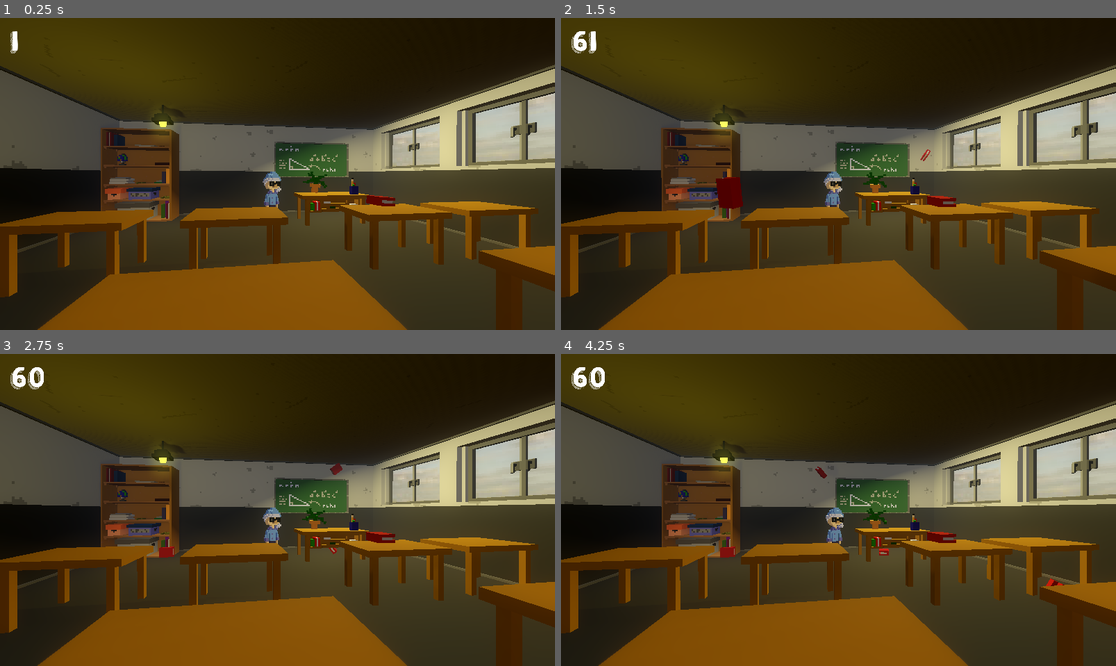
Above: before the commit, frames 1-4 (two rows, left to right).
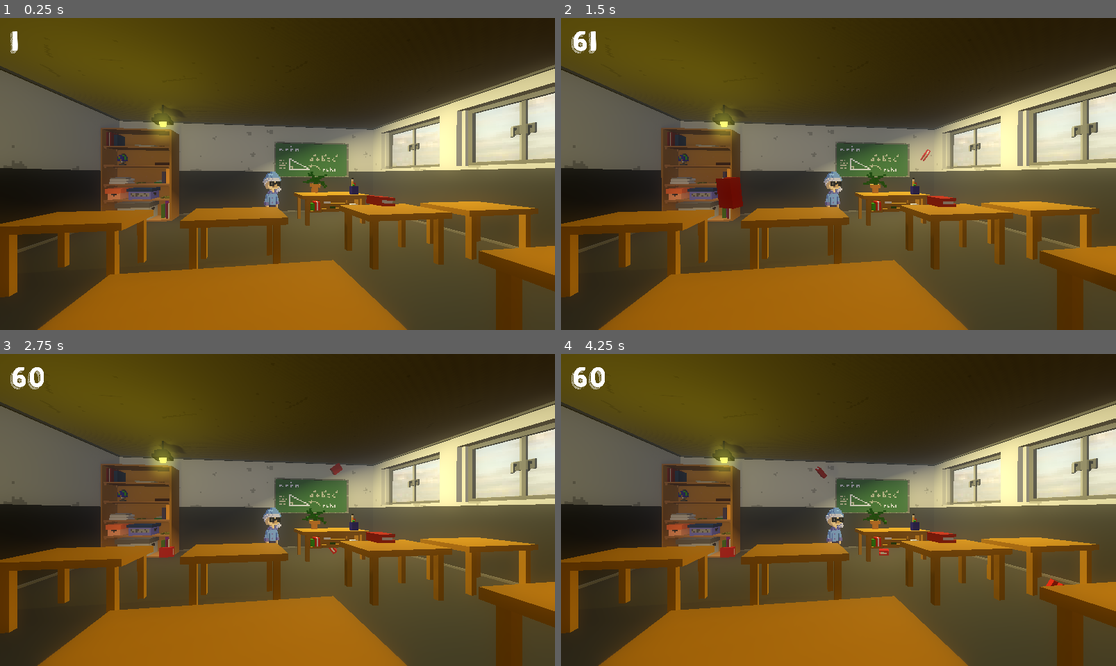
Above: after the commit, the same moments.

Repository: MoFa-Development/TheAbsolutelyTrueGame
Game: Godot game, scene res://scenes/Room.tscn
Same seed, same stepped clock (60 frames per second), same inputs: the game is played once before the commit and once after it.
Inputs (mouse positions are in pixels of both pictures, inside the frame that each line leads up to):
- Up to frame 1 (0.25 s): no input
- Up to frame 2 (1.5 s): move the mouse to (960, 158) at 0.52 s; click (960, 158) at 0.67 s; drag from (727, 189) to (810, 236) at 1.27 s
- Up to frame 3 (2.75 s): move the mouse to (333, 441) at 2.02 s; click (333, 441) at 2.17 s
- Up to frame 4 (4.25 s): drag from (810, 572) to (672, 463) at 2.77 s; move the mouse to (1005, 556) at 3.52 s; click (1005, 556) at 3.67 s

The runs differ from the first frame. In frame 1, 34% of the frame differs, in the area x 9-100%, y 14-100%; in frame 2, 33%; in frame 3, 34%; in frame 4, 34%.

Commit message:
Adjusted bloom

Diff:
--- a/src/environment/Main.tres
+++ b/src/environment/Main.tres
@@ -3,8 +3,6 @@
 [ext_resource path="res://assets/images/backgrounds/009-hdri-skies.jpg" type="Texture" id=1]
 
 [sub_resource type="PanoramaSky" id=1]
-resource_local_to_scene = true
-radiance_size = 3
 panorama = ExtResource( 1 )
 
 [resource]
@@ -22,6 +20,7 @@
 dof_blur_near_amount = 0.11
 dof_blur_near_quality = 2
 glow_enabled = true
+glow_intensity = 2.6
 glow_bloom = 0.05
 glow_blend_mode = 0
 glow_bicubic_upscale = true
--- a/src/scenes/Room.tscn
+++ b/src/scenes/Room.tscn
@@ -56,18 +56,17 @@
 size = 100
 font_data = ExtResource( 11 )
 
-[sub_resource type="SpatialMaterial" id=7]
+[sub_resource type="SpatialMaterial" id=3]
 albedo_texture = ExtResource( 15 )
 
-[sub_resource type="SpatialMaterial" id=8]
+[sub_resource type="SpatialMaterial" id=4]
 flags_transparent = true
-
 albedo_texture = ExtResource( 2 )
 
-[sub_resource type="BoxShape" id=4]
+[sub_resource type="BoxShape" id=5]
 extents = Vector3( 13.2472, 1, 13.8303 )
 
-[sub_resource type="SpatialMaterial" id=5]
+[sub_resource type="SpatialMaterial" id=6]
 albedo_texture = ExtResource( 7 )
 
 [node name="Room" type="Spatial"]
@@ -97,42 +96,42 @@
 [node name="empty-classroom" type="MeshInstance" parent="StaticBody"]
 transform = Transform( 1, 0, 0, 0, 1, 0, 0, 0, 1, -6, 0, 0 )
 mesh = ExtResource( 5 )
-material/0 = SubResource( 7 )
+material/0 = SubResource( 3 )
 
 [node name="window2" type="MeshInstance" parent="StaticBody/empty-classroom"]
 transform = Transform( 1, 0, 0, 0, 1, 0, 0, 0, 1, 12.5715, 3.57707, -6.42951 )
 mesh = ExtResource( 16 )
-material/0 = SubResource( 8 )
+material/0 = SubResource( 4 )
 
 [node name="window1" type="MeshInstance" parent="StaticBody/empty-classroom"]
 transform = Transform( 1, 0, 0, 0, 1, 0, 0, 0, 1, 12.5833, 3.58673, -0.792407 )
 mesh = ExtResource( 17 )
-material/0 = SubResource( 8 )
+material/0 = SubResource( 4 )
 
 [node name="CollisionShape" type="CollisionShape" parent="StaticBody"]
 transform = Transform( 1, 0, 0, 0, 1, 0, 0, 0, 1, -3.15587, -0.8, -4.35764 )
-shape = SubResource( 4 )
+shape = SubResource( 5 )
 
 [node name="CollisionShape5" type="CollisionShape" parent="StaticBody"]
 transform = Transform( 1, 0, 0, 0, 1, 0, 0, 0, 1, -3.37007, 8.17298, -3.85719 )
-shape = SubResource( 4 )
+shape = SubResource( 5 )
 
 [node name="CollisionShape2" type="CollisionShape" parent="StaticBody"]
 transform = Transform( -4.37114e-08, 1, 0, -1, -4.37114e-08, 0, 0, 0, 1, -14.6864, 1.79238, -2.67556 )
-shape = SubResource( 4 )
+shape = SubResource( 5 )
 
 [node name="CollisionShape3" type="CollisionShape" parent="StaticBody"]
 transform = Transform( -4.37114e-08, 1, 0, -1, -4.37114e-08, 0, 0, 0, 1, 7.15713, 0, -7.4 )
-shape = SubResource( 4 )
+shape = SubResource( 5 )
 
 [node name="CollisionShape4" type="CollisionShape" parent="StaticBody"]
 transform = Transform( -1.77636e-15, 2.98023e-08, 1, -1, -4.37114e-08, 0, 4.37114e-08, -1, 2.98023e-08, -1.06737, 0, -13.4 )
-shape = SubResource( 4 )
+shape = SubResource( 5 )
 
 [node name="Board" type="MeshInstance" parent="."]
 transform = Transform( 1, 0, 0, 0, 1, 0, 0, 0, 1, -2.43193, 2.90782, -12.5122 )
 mesh = ExtResource( 4 )
-material/0 = SubResource( 5 )
+material/0 = SubResource( 6 )
 
 [node name="Lamp" parent="." instance=ExtResource( 9 )]
 transform = Transform( 1, 0, 0, 0, 1, 0, 0, 0, 1, -9.41265, 7.10825, -8.76582 )
